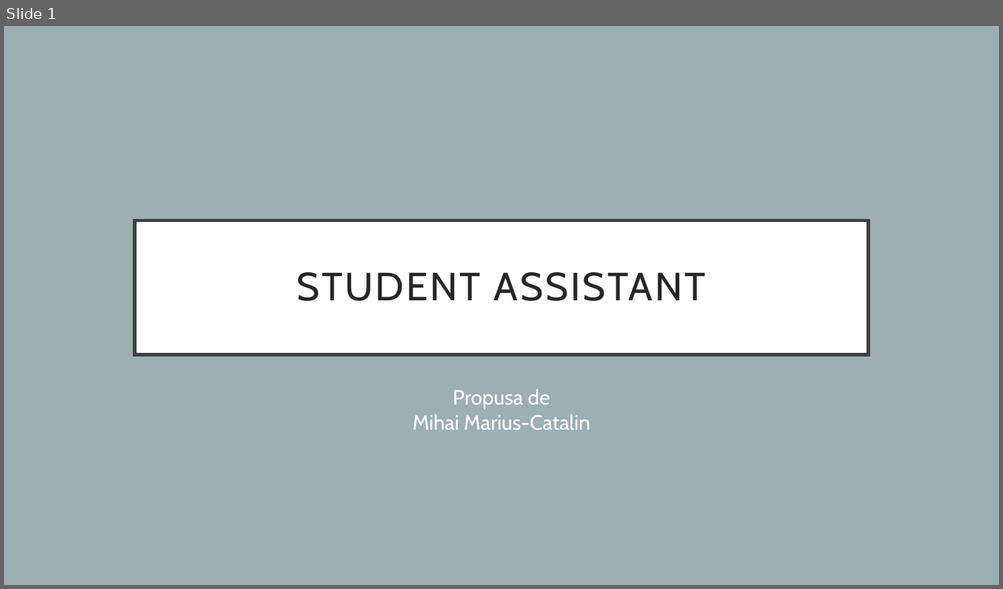
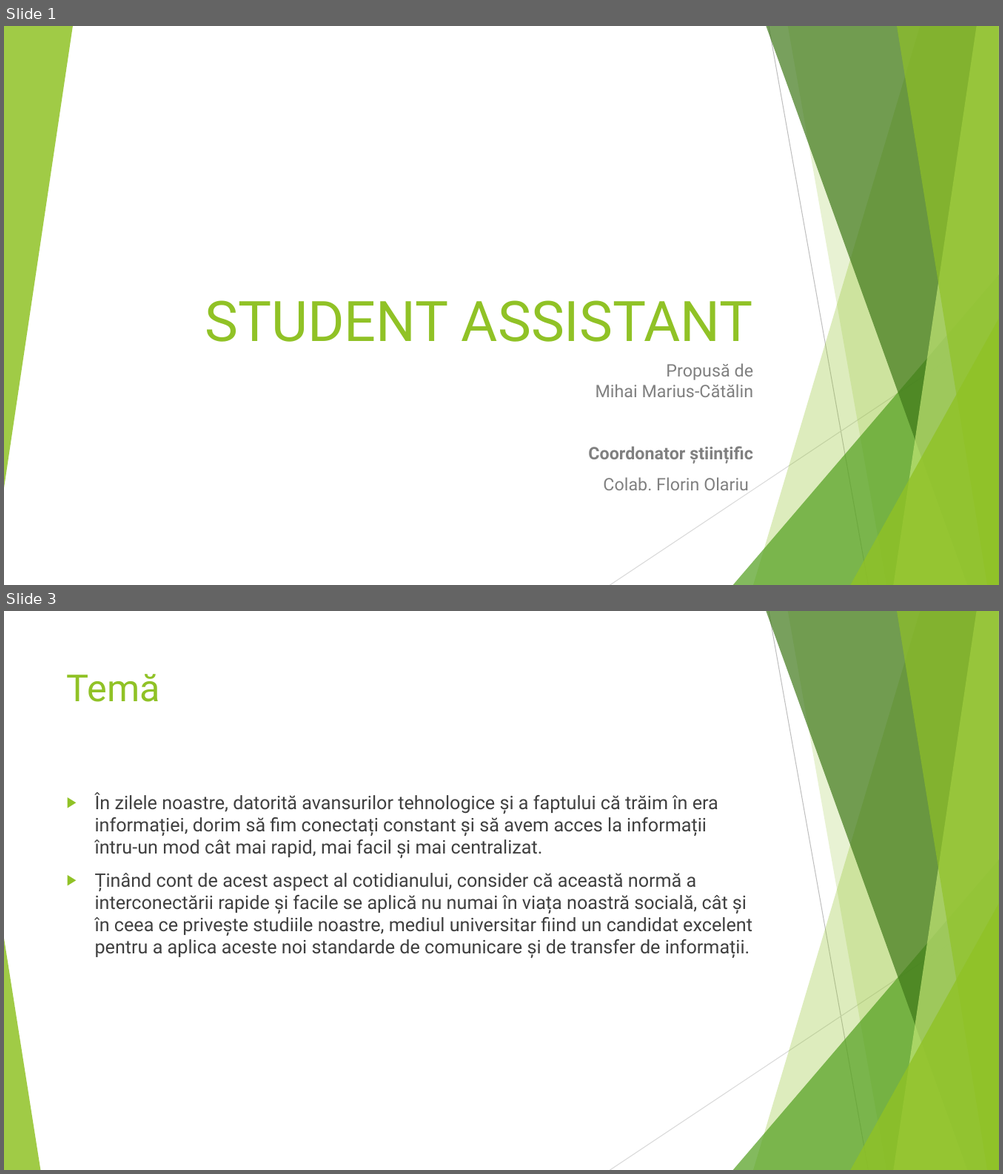
Before and after one commit to MihaiCatalin97/StudentAssistant, a slide deck: Licenta2020MihaiMariusCatalin/Prezentare.pptx. Shown one above the other, each under a label of ours: slide 1 before the commit, slides 1 and 3 after it; the slides between them are not shown. The pictures are 1003x589 and 1003x1174 pixels, drawn with LibreOffice and Linux fonts; fonts in the diff are those of the drawing. Boxes give left, top, right and bottom in pixels: in the first picture for what was removed or moved away, otherwise in the second. Text is boxed around its words. In the diff, an @@ line names an element or a change of style, - is before the commit and + after.

```diff
--- a/Licenta2020MihaiMariusCatalin/Prezentare.pptx
+++ b/Licenta2020MihaiMariusCatalin/Prezentare.pptx
@@ slide 3 added at (x1=4, y1=611, x2=999, y2=1170), background #FFFFFF; not listed: 9 template elements that a slide beside it also shows @@
@@ title added at (x1=67, y1=674, x2=160, y2=702), 36 pt, text #90C226 @@
+Temă
@@ text added at (x1=95, y1=792, x2=752, y2=958), 18 pt, text #404040 @@
+▶ În zilele noastre, datorită avansurilor tehnologice și a faptului că trăim în era informației, dorim să fim conectați constant și să avem acces la informații întru-un mod cât mai rapid, mai facil și mai centralizat.
+▶ Ținând cont de acest aspect al cotidianului, consider că această normă a interconectării rapide și facile se aplică nu numai în viața noastră socială, cât și în ceea ce privește studiile noastre, mediul universitar fiind un candidat excelent pentru a aplica aceste noi standarde de comunicare și de transfer de informații.
@@ triangle added at (x1=4, y1=939, x2=40, y2=1170), fill #90C226 at 85% opacity @@
@@ slide 1 changed as well @@
@@ background #9BAFB5 to #FFFFFF @@
@@ group added at (x1=4, y1=26, x2=999, y2=585): 5 freeform shapes, 3 triangles, 2 lines @@
@@ title "STUDENT ASSISTANT" moved from (x1=134, y1=221, x2=868, y2=355) to (x1=205, y1=301, x2=753, y2=342) @@
@@ title "STUDENT ASSISTANT" at (x1=205, y1=301, x2=753, y2=342): size 38 to 54 pt, font Cabin to Roboto, text colour #262626 to #90C226, letter spacing 2 to 0 pt; alignment centre to right; line spacing 0.9 to 1; vertical alignment middle to bottom; fill #FFFFFF to none; outline #404040 3 pt to none @@
@@ subtitle at (x1=588, y1=363, x2=754, y2=491): text changed; size 20 to 16.6 pt; font Cabin to Roboto; text colour #FFFFFF to #808080 @@
-Propusa de
-Mihai Marius-Catalin
+Propusă de
+Mihai Marius-Cătălin
+Coordonator științific
+Colab. Florin Olariu
```
Also in this commit, not shown: 1 other slide changed, 6 other slides added, 5 slides removed, 2 other files.
